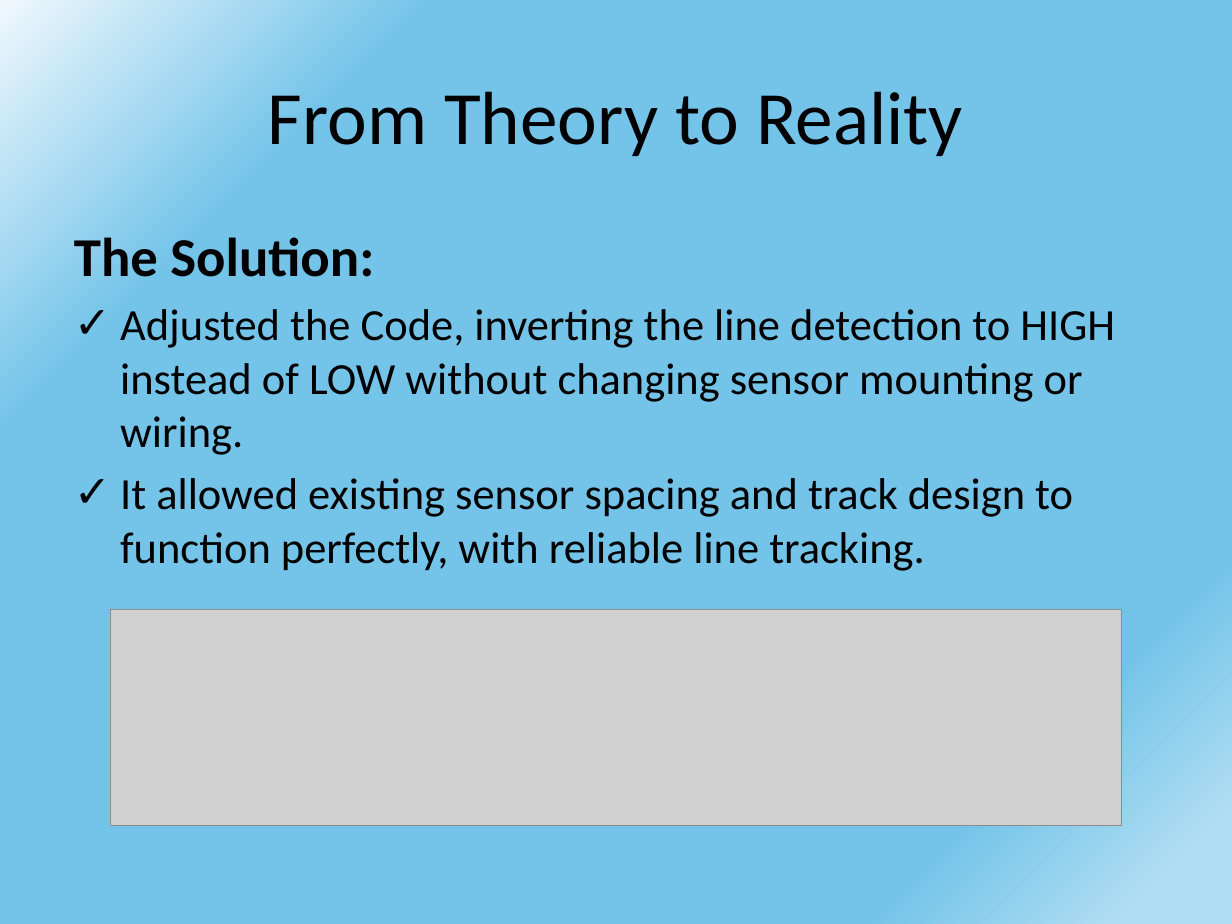
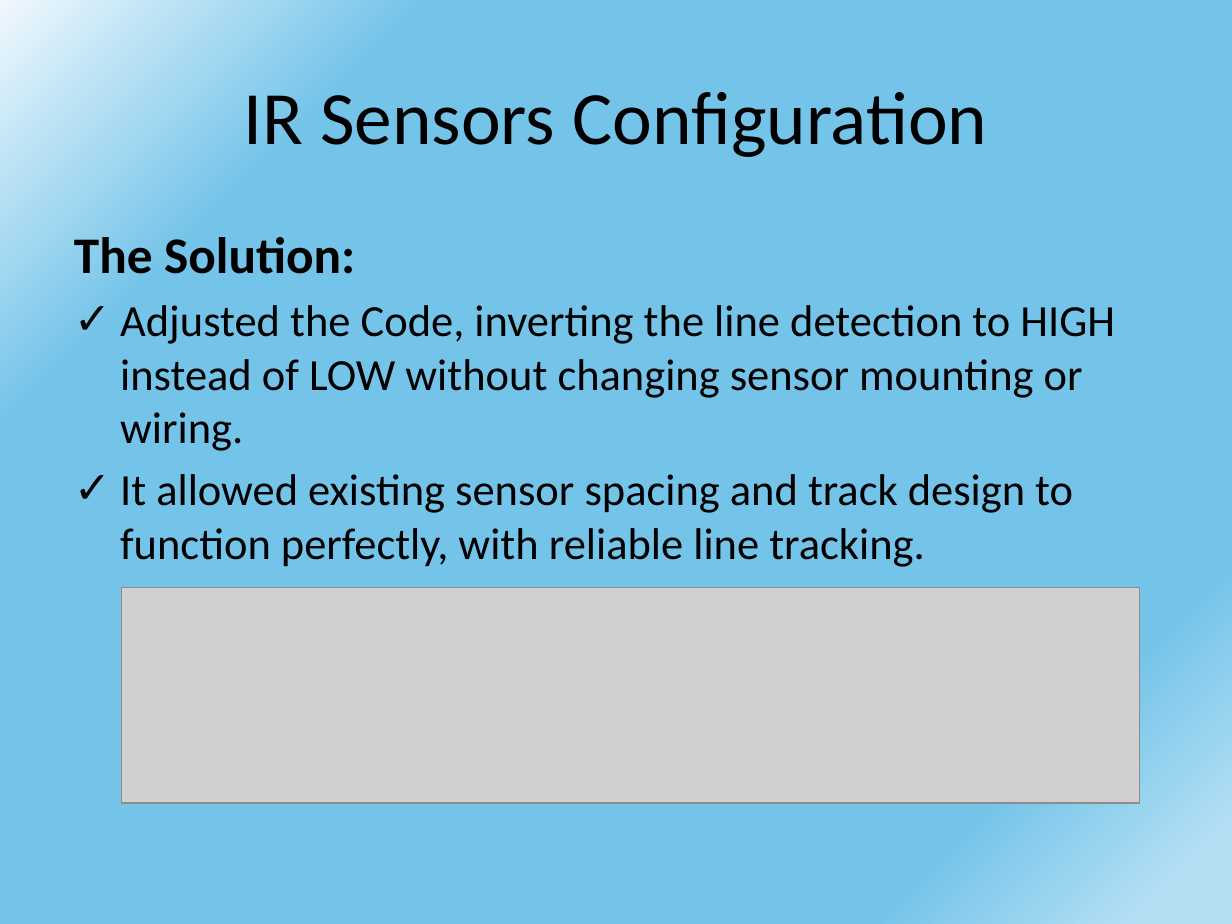
Before and after one commit to DariaShushkova/Autonomous_vehicle_prototype, a slide deck: slide 12 of Presentation.pptx. Drawn at 1232x924 pixels with LibreOffice and Linux fonts; fonts in the diff are those of the drawing; grey boxes stand for pictures. Boxes give left, top, right and bottom in pixels: in the first picture for what was removed or moved away, otherwise in the second. Text is boxed around its words. In the diff, an @@ line names an element or a change of style, - is before the commit and + after.

```diff
--- a/Presentation.pptx
+++ b/Presentation.pptx
@@ title at [244, 92, 987, 157]: text changed @@
-From Theory to Reality
+IR Sensors Configuration
@@ text at [74, 237, 355, 274]: size 32 to 30 pt in "The Solution:" @@
@@ picture: place and size @@
-picture at [111, 610, 1121, 825]
+picture at [122, 588, 1140, 803]
```
Also in this commit, not shown: 1 other slide changed, 2 slides added.
